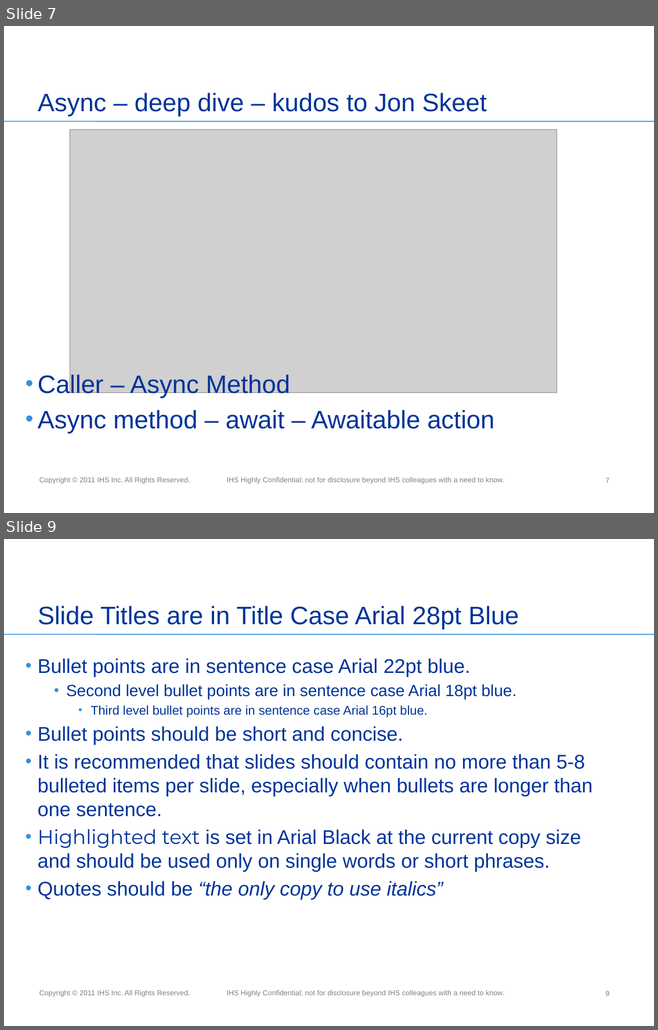
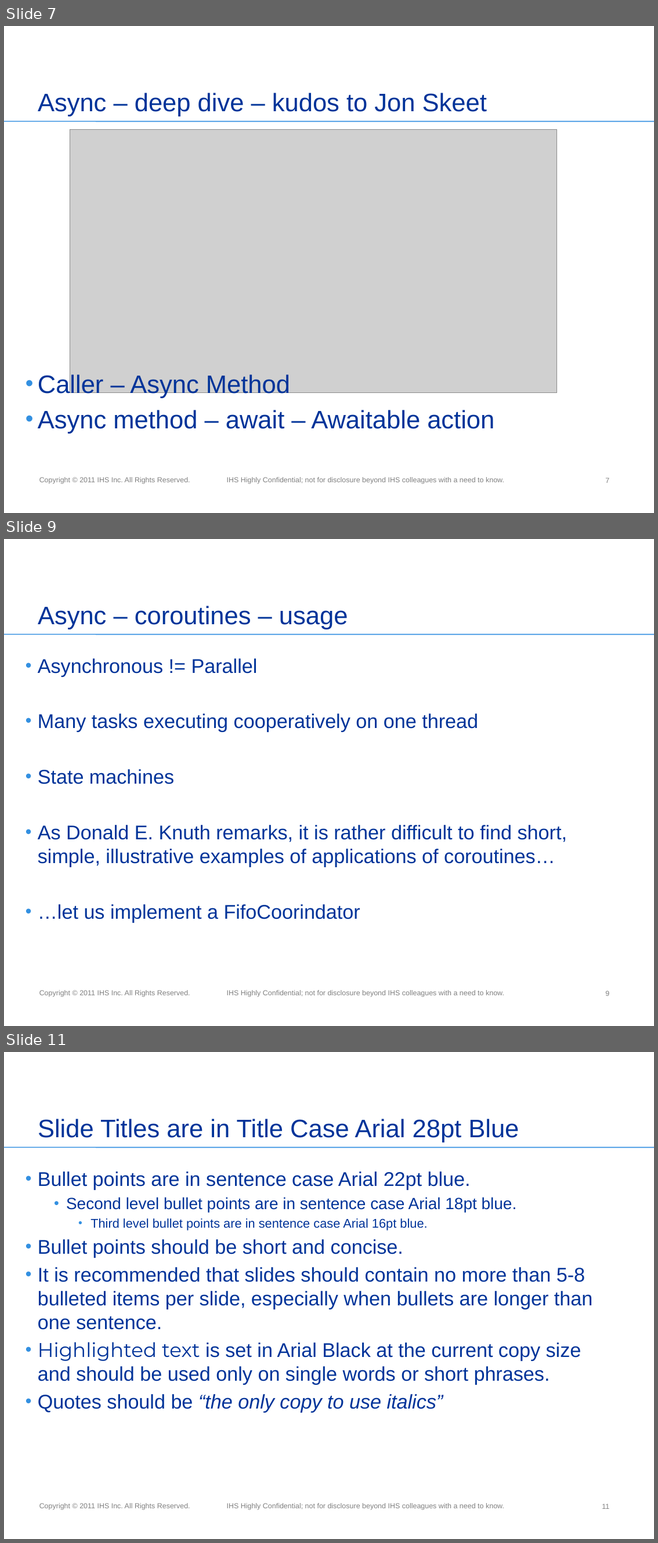
Before and after one commit to miensol/conference2012, a slide deck: C# 5.pptx. Shown one above the other, each under a label of ours: slides 7 and 9 before the commit, slides 7, 9 and 11 after it; the slides between them are not shown. The pictures are 658x1030 and 658x1543 pixels, drawn with LibreOffice and Linux fonts; fonts in the diff are those of the drawing; grey boxes stand for pictures; background and template pictures are left out. Boxes give left, top, right and bottom in pixels: in the first picture for what was removed or moved away, otherwise in the second. Text is boxed around its words. In the diff, an @@ line names an element or a change of style, - is before the commit and + after.

```diff
--- a/C# 5.pptx
+++ b/C# 5.pptx
@@ slide 9 added at bbox=[4, 539, 654, 1026], background #FFFFFF; not listed: 3 template elements that a slide beside it also shows @@
@@ title added at bbox=[38, 606, 348, 629], 28 pt, text #003399 @@
+Async – coroutines – usage
@@ text added at bbox=[38, 658, 567, 922], 22 pt, text #003399 @@
+• Asynchronous != Parallel
+• Many tasks executing cooperatively on one thread
+• State machines
+• As Donald E. Knuth remarks, it is rather difficult to find short, simple, illustrative examples of applications of coroutines…
+• …let us implement a FifoCoorindator
@@ page number added at bbox=[605, 991, 609, 996], 8 pt, text #808080 @@
+9
@@ what was slide 9 is now slide 11 @@
@@ page number at bbox=[601, 1504, 609, 1509]: text changed @@
-9
+11
```
Also in this commit, not shown: 1 slide changed, 1 other slide added, 1 other file.
